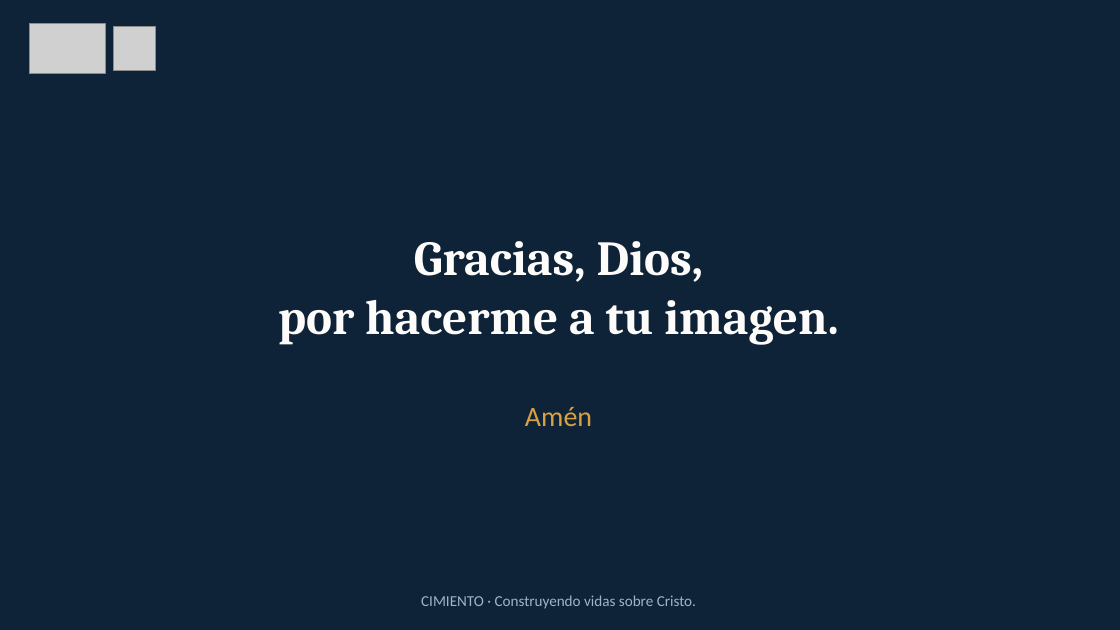
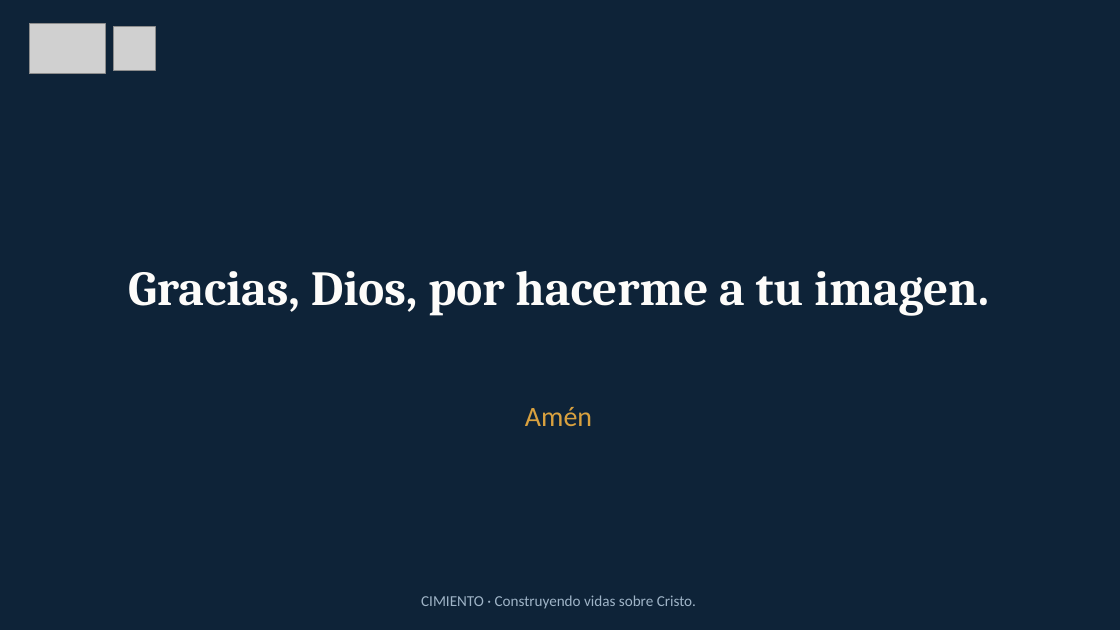
Before and after one commit to Anthonidrm/cimiento-bloque1, a slide deck: slide 9 of public/recursos-semana-2/presentacion-semana-2.pptx. Drawn at 1120x630 pixels with LibreOffice and Linux fonts; fonts in the diff are those of the drawing; grey boxes stand for pictures. Boxes give left, top, right and bottom in pixels: in the first picture for what was removed or moved away, otherwise in the second. Text is boxed around its words. In the diff, an @@ line names an element or a change of style, - is before the commit and + after.

```diff
--- a/public/recursos-semana-2/presentacion-semana-2.pptx
+++ b/public/recursos-semana-2/presentacion-semana-2.pptx
@@ text at bbox=[128, 271, 989, 316]: text changed @@
-Gracias, Dios,
-por hacerme a tu imagen.
+Gracias, Dios, por hacerme a tu imagen.
```
Also in this commit, not shown: 4 other slides changed, 50 other files.
